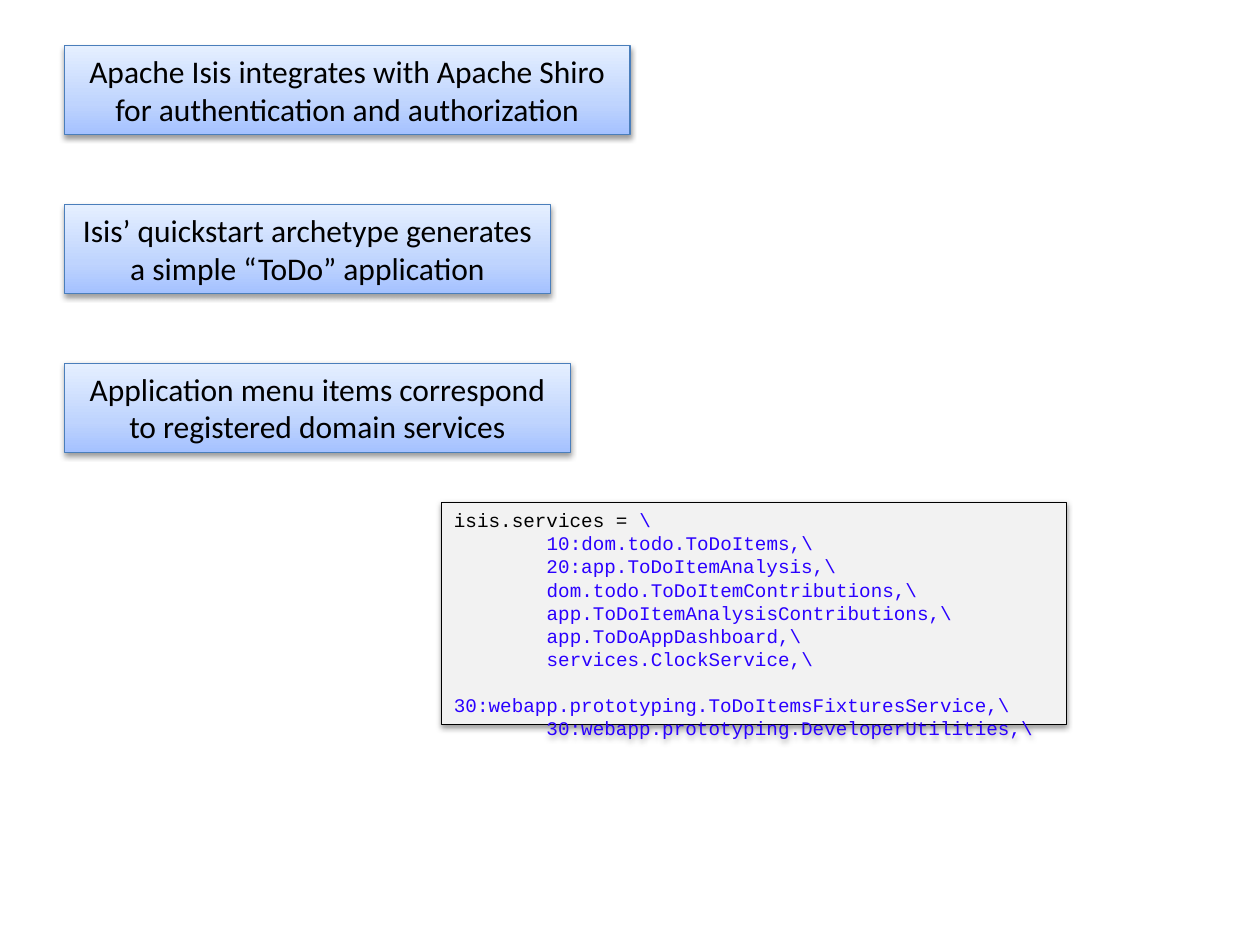
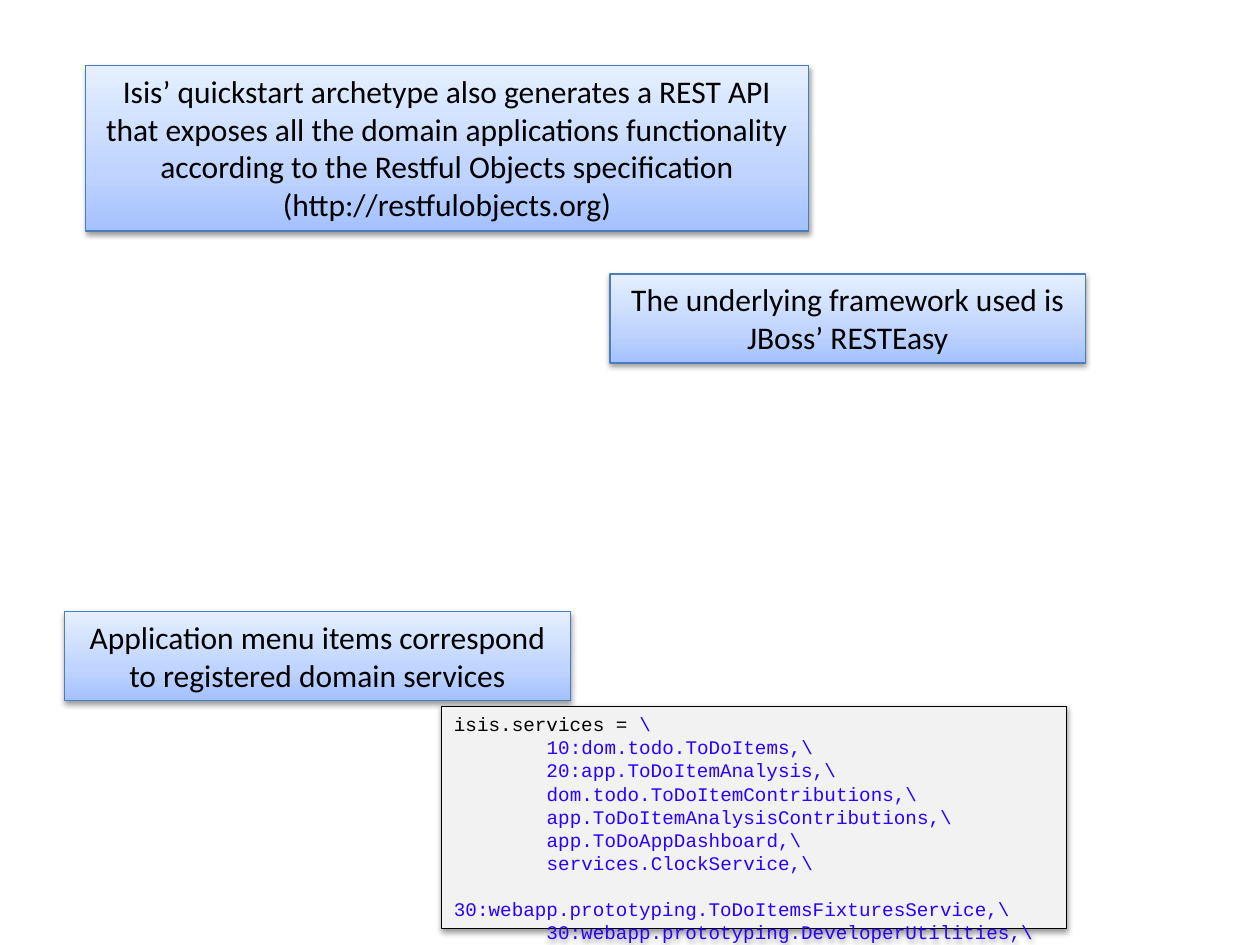
Before and after one commit to apache/causeway-site, a slide deck: slide 2 of content/images/screenshots2/screenshot-captions.pptx (slide 1 before the commit). Drawn at 1260x945 pixels with LibreOffice and Linux fonts; fonts in the diff are those of the drawing. Boxes give left, top, right and bottom in pixels: in the first picture for what was removed or moved away, otherwise in the second. Text is boxed around its words. In the diff, an @@ line names an element or a change of style, - is before the commit and + after.

```diff
--- a/content/images/screenshots2/screenshot-captions.pptx
+++ b/content/images/screenshots2/screenshot-captions.pptx
@@ rectangle removed at [64,45,630,135] @@
-Apache Isis integrates with Apache Shiro for authentication and authorization
@@ rectangle added at [86,66,809,231], fill gradient #A4C4FF to #BFD4FF to #E6EEFF, outline #4B7EBC 0.75 pt, 18 pt, text #000000 @@
+Isis’ quickstart archetype also generates a REST API that exposes all the domain applications functionality according to the Restful Objects specification (http://restfulobjects.org)
@@ rectangle removed at [64,204,551,294] @@
-Isis’ quickstart archetype generates a simple “ToDo” application
@@ rectangle added at [610,275,1085,364], fill gradient #A4C4FF to #BFD4FF to #E6EEFF, outline #4B7EBC 0.75 pt, 18 pt, text #000000 @@
+The underlying framework used is
+JBoss’ RESTEasy
@@ rectangle "Application menu items correspond to ...": place and size @@
-rectangle "Application menu items correspond to ..." at [64,363,571,452]
+rectangle "Application menu items correspond to ..." at [64,611,571,701]
@@ rectangle "isis.services = \": place and size @@
-rectangle "isis.services = \" at [441,503,1066,726]
+rectangle "isis.services = \" at [441,707,1066,930]
```
Also in this commit, not shown: 2 other slides changed, 12 slides added, 45 other files.
